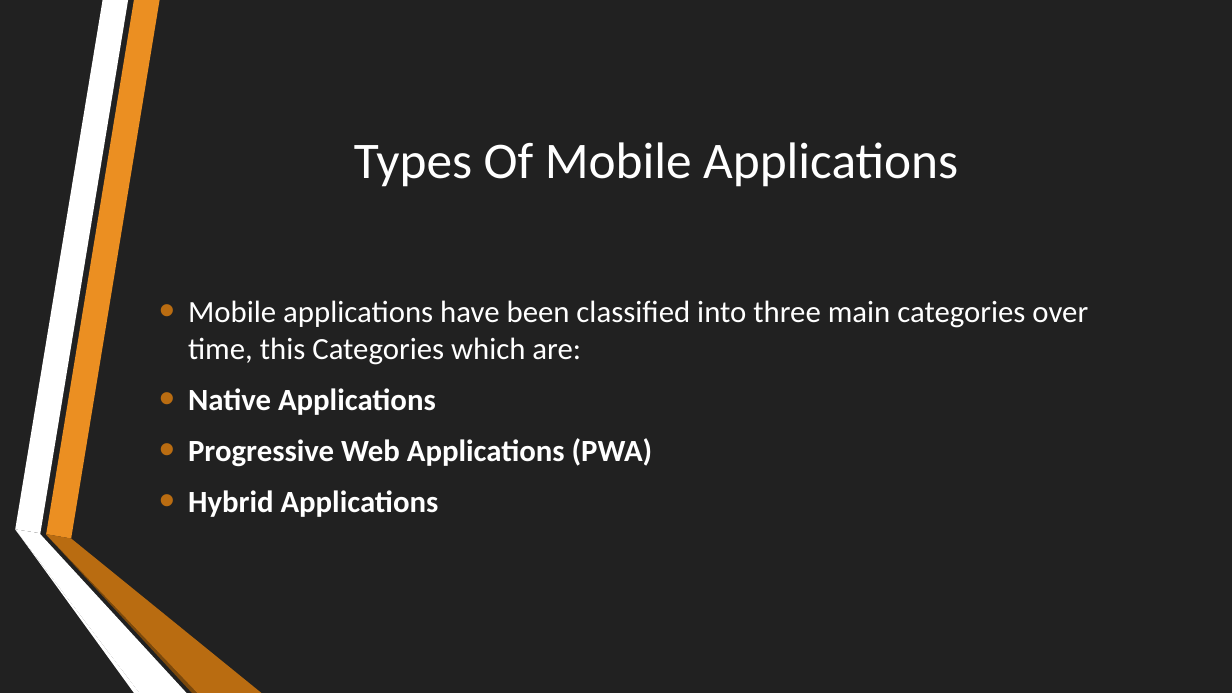
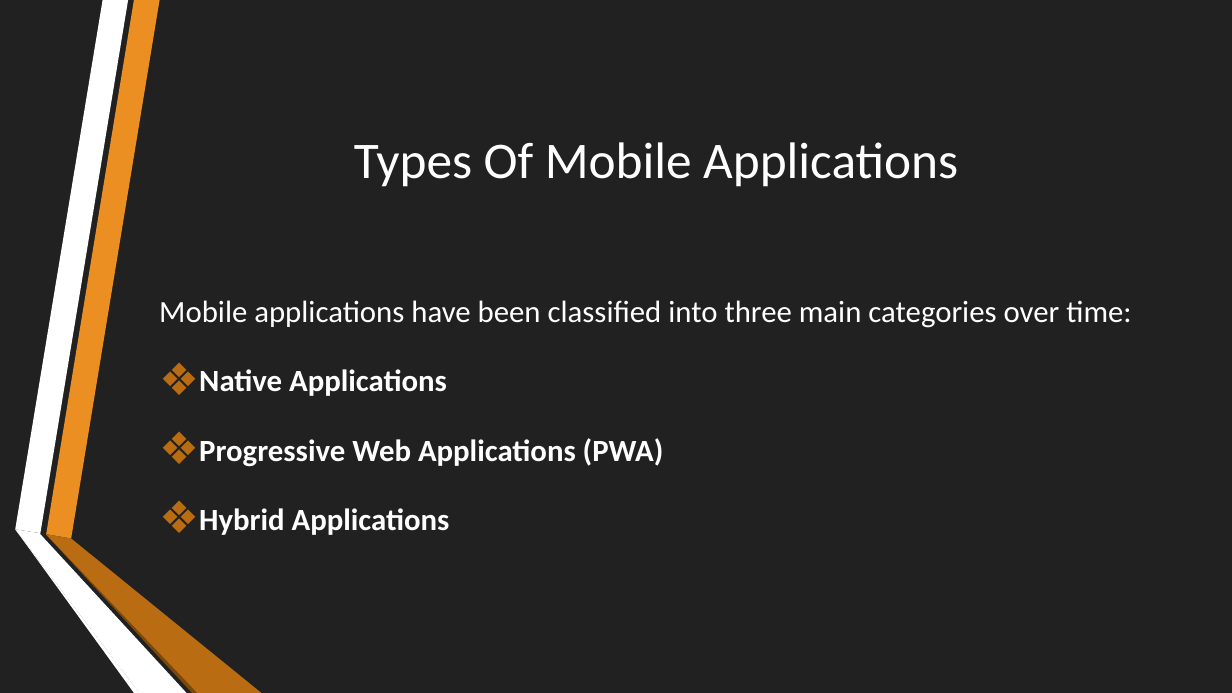
Before and after one commit to Neil1-hub/CEF-440-, a slide deck: slide 4 of Task 1/INTERNET AND MOBILE PROGRAMMING.pptx. Drawn at 1232x693 pixels with LibreOffice and Linux fonts; fonts in the diff are those of the drawing. Boxes give left, top, right and bottom in pixels: in the first picture for what was removed or moved away, otherwise in the second. Text is boxed around its words. In the diff, an @@ line names an element or a change of style, - is before the commit and + after.

```diff
--- a/Task 1/INTERNET AND MOBILE PROGRAMMING.pptx
+++ b/Task 1/INTERNET AND MOBILE PROGRAMMING.pptx
@@ text at box(159, 300, 1131, 328): text changed @@
-• Mobile applications have been classified into three main categories over time, this Categories which are:
+Mobile applications have been classified into three main categories over time:
@@ text at box(199, 369, 664, 535): bullet • to ❖; line spacing 1 to 1.5 @@
```
Also in this commit, not shown: 15 other slides changed, 2 slides added, 3 slides removed.
